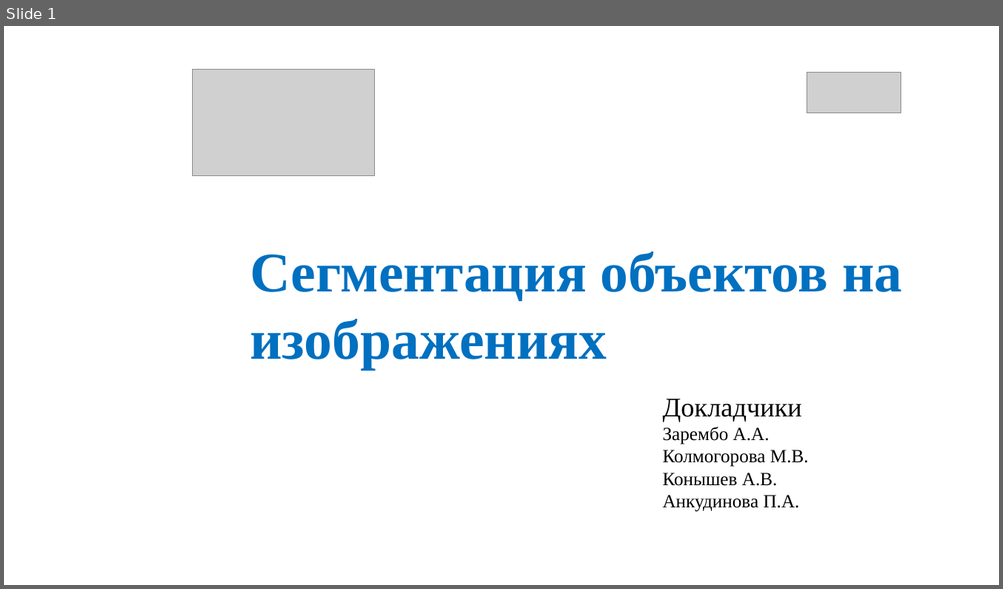
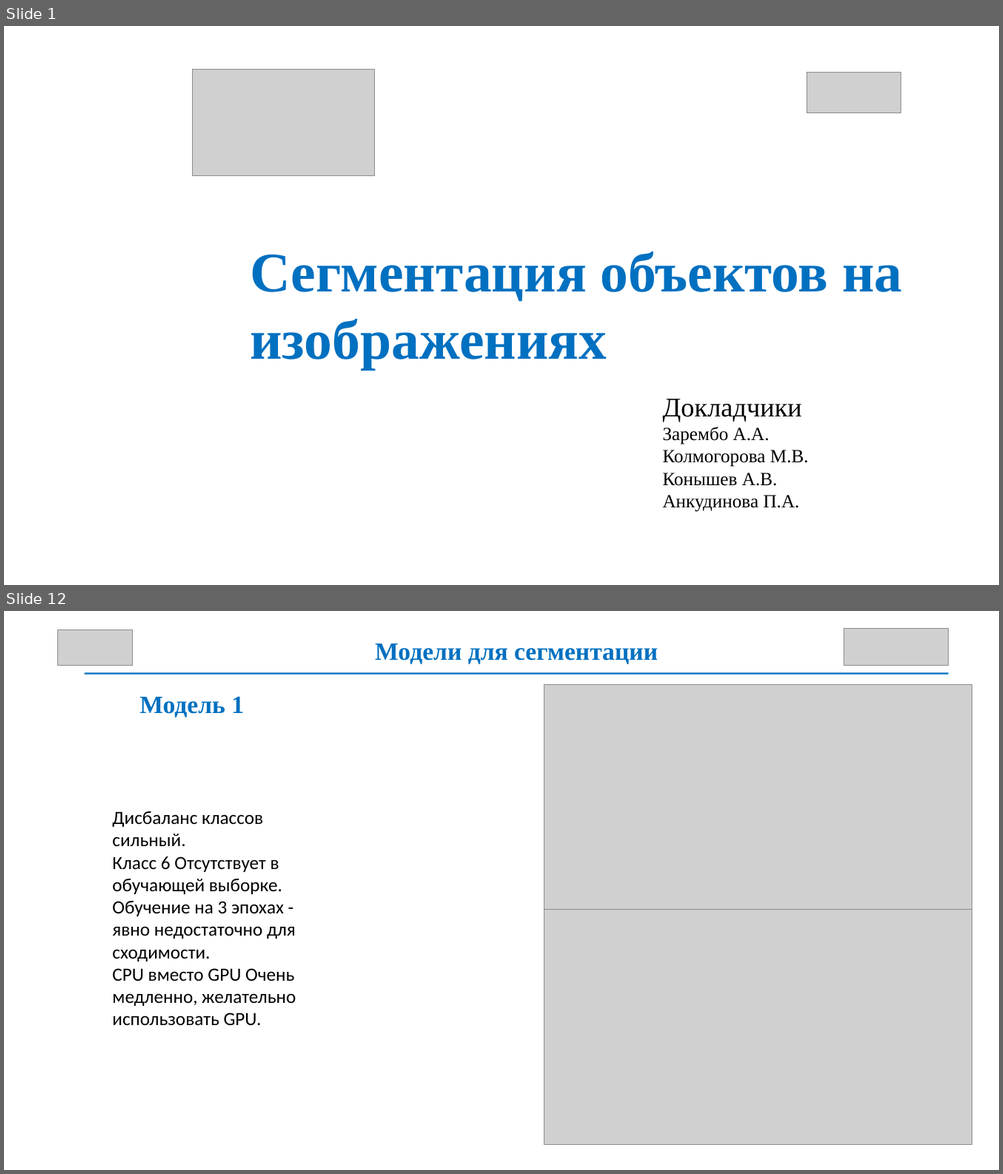
Before and after one commit to lloppy/segmentation, a slide deck: Dpo.pptx. Shown one above the other, each under a label of ours: slide 1 before the commit, slides 1 and 12 after it; the slides between them are not shown. The pictures are 1003x589 and 1003x1174 pixels, drawn with LibreOffice and Linux fonts; fonts in the diff are those of the drawing; grey boxes stand for pictures; background and template pictures are left out. Boxes give left, top, right and bottom in pixels: in the first picture for what was removed or moved away, otherwise in the second. Text is boxed around its words. In the diff, an @@ line names an element or a change of style, - is before the commit and + after.

```diff
--- a/Dpo.pptx
+++ b/Dpo.pptx
@@ slide 12 added at [4, 611, 999, 1170], background #FFFFFF @@
@@ picture added at [57, 629, 131, 666] @@
@@ picture added at [843, 629, 948, 666] @@
@@ text added at [375, 644, 657, 664], 24 pt, text #0070C0, bold @@
+Модели для сегментации
@@ rectangle added at [85, 673, 948, 675], fill #0070C0 @@
@@ text added at [139, 696, 244, 718], 24 pt, text #0070C0, bold @@
+Модель 1
@@ picture added at [544, 685, 972, 920] @@
@@ text added at [112, 812, 296, 1026], 18 pt, text #000000 @@
+Дисбаланс классов сильный.
+Класс 6 Отсутствует в обучающей выборке.
+Обучение на 3 эпохах - явно недостаточно для сходимости.
+CPU вместо GPU Очень медленно, желательно использовать GPU.
@@ picture added at [544, 910, 972, 1145] @@
```
Also in this commit, not shown: 4 slides changed, 5 other slides added, 1 slide removed, 1 other file.
